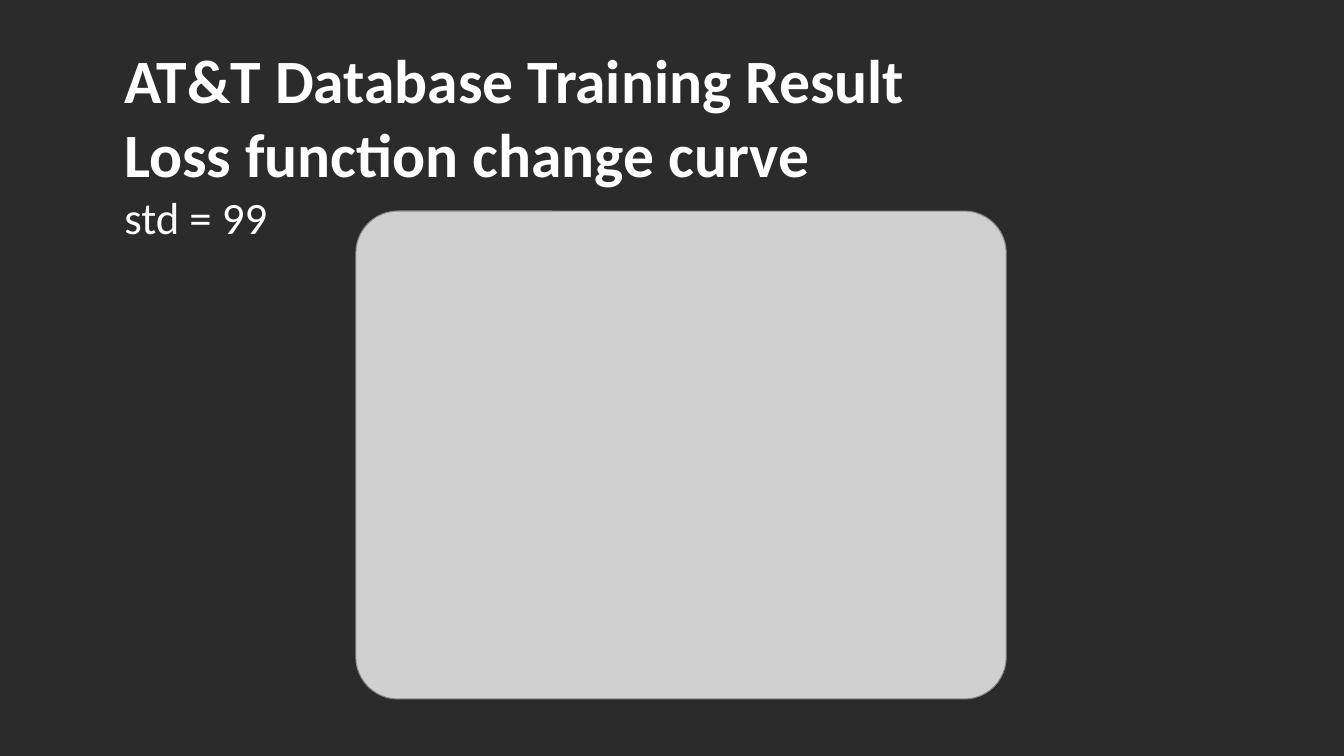
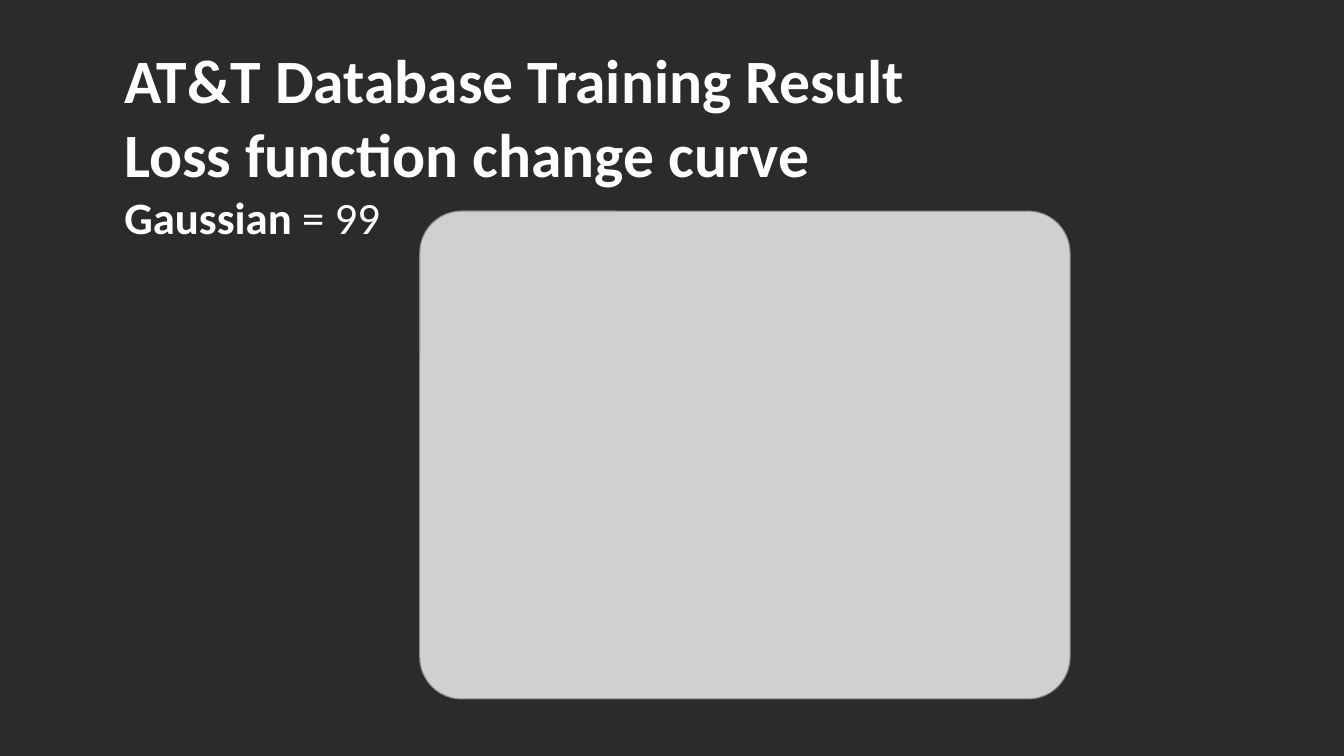
Before and after one commit to YI-0924/Face_Identificcation, a slide deck: slide 21 of MidtermPresent.pptx. Drawn at 1344x756 pixels with LibreOffice and Linux fonts; fonts in the diff are those of the drawing; grey boxes stand for pictures; background and template pictures are left out; a plain dark background stands for a picture behind light text. Boxes give left, top, right and bottom in pixels: in the first picture for what was removed or moved away, otherwise in the second. Text is boxed around its words. In the diff, an @@ line names an element or a change of style, - is before the commit and + after.

```diff
--- a/MidtermPresent.pptx
+++ b/MidtermPresent.pptx
@@ text at [124, 202, 380, 235]: text changed; bold on @@
-std = 99
+Gaussian = 99
@@ picture: place and size @@
-picture at [356, 211, 1006, 699]
+picture at [419, 211, 1070, 699]
```
Also in this commit, not shown: 13 other slides changed.
